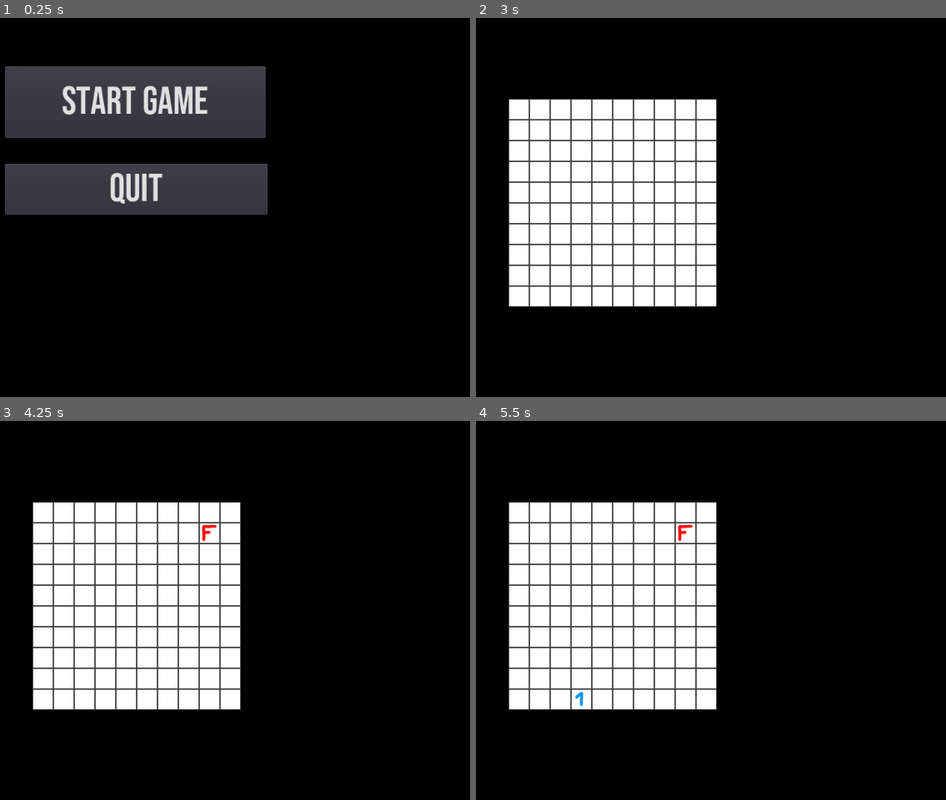
Above: before the commit, frames 1-4 (two rows, left to right).
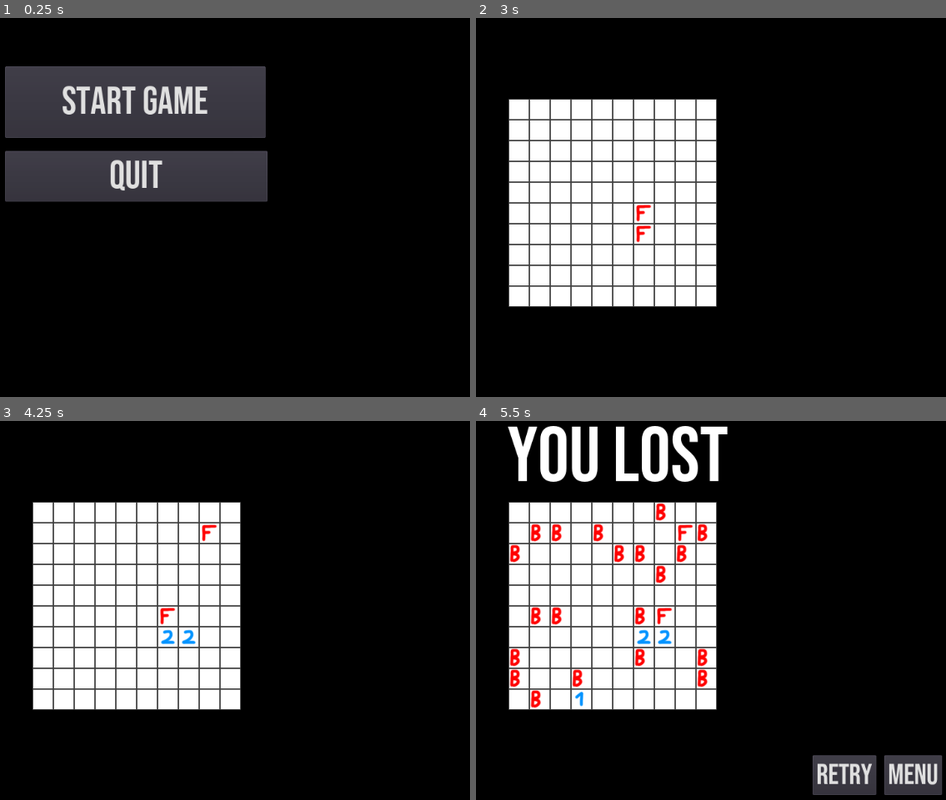
Above: after the commit, the same moments.

Repository: erri120/Minesweeper
Game: Godot game, scene res://scenes/menu.tscn
The game is run twice, just before and just after one commit, with the same random seed, the same clock (stepped at 60 frames per second) and the same inputs.
Inputs (mouse positions are in pixels of both pictures, inside the frame that each line leads up to):
- Up to frame 1 (0.25 s): no input
- Up to frame 2 (3 s): click "Start Game" at 0.5 s; click "Easy" at 1.25 s; tap Enter at 2 s; move the mouse to (758, 184) at 2.02 s; hold Right (p_right, bound only after the commit) 2.03-2.78 s; hold Right mouse button (p_flag) 2.03-2.78 s; click (758, 184) at 2.17 s; tap F (p_flag2, bound only after the commit) at 2.3, 2.85 s; tap Space at 2.75 s; move the mouse to (480, 222) at 2.77 s; hold Down (p_down, bound only after the commit) from 2.78 s (still down)
- Up to frame 3 (4.25 s): tap X (p_place, bound only after the commit) at 3.05 s; tap Enter at 3.5 s; move the mouse to (202, 519) at 3.52 s; release Down (p_down, bound only after the commit) at 3.53 s; hold Right (p_right, bound only after the commit) from 3.53 s (still down); hold X (p_place, bound only after the commit) from 3.53 s (still down); right-click (202, 519) at 3.8 s
- Up to frame 4 (5.5 s): tap Space at 4.25 s; move the mouse to (579, 682) at 4.27 s; release Right (p_right, bound only after the commit) at 4.28 s; release X (p_place, bound only after the commit) at 4.28 s; hold Up (p_up, bound only after the commit) 4.28-5.03 s; click (579, 682) at 4.35 s; tap F (p_flag2, bound only after the commit) at 4.55 s; tap Enter at 5 s; move the mouse to (814, 663) at 5.02 s; hold Left (p_left, bound only after the commit) from 5.03 s (still down); hold Right mouse button (p_flag) from 5.03 s (still down); tap X (p_place, bound only after the commit) at 5.3 s

The runs differ from the first frame. In frame 1, 4.4% of the frame differs, in the area x 1-57%, y 34-52%; in frame 2, 0.1%; in frame 3, 0.2%; in frame 4, 8.1%, in the area x 6-100%, y 1-99%.

Commit message:
Added input via keyboard

Diff:
--- a/project.godot
+++ b/project.godot
@@ -35,6 +35,36 @@
 "events": [ Object(InputEventMouseButton,"resource_local_to_scene":false,"resource_name":"","device":0,"alt":false,"shi …(212 unchanged characters)…
  ]
 }
+p_up={
+"deadzone": 0.5,
+"events": [ Object(InputEventKey,"resource_local_to_scene":false,"resource_name":"","device":0,"alt":false,"shift":false,"control":false,"meta":false,"command":false,"pressed":false,"scancode":16777232,"unicode":0,"echo":false,"script":null)
+ ]
+}
+p_down={
+"deadzone": 0.5,
+"events": [ Object(InputEventKey,"resource_local_to_scene":false,"resource_name":"","device":0,"alt":false,"shift":false,"control":false,"meta":false,"command":false,"pressed":false,"scancode":16777234,"unicode":0,"echo":false,"script":null)
+ ]
+}
+p_left={
+"deadzone": 0.5,
+"events": [ Object(InputEventKey,"resource_local_to_scene":false,"resource_name":"","device":0,"alt":false,"shift":false,"control":false,"meta":false,"command":false,"pressed":false,"scancode":16777231,"unicode":0,"echo":false,"script":null)
+ ]
+}
+p_right={
+"deadzone": 0.5,
+"events": [ Object(InputEventKey,"resource_local_to_scene":false,"resource_name":"","device":0,"alt":false,"shift":false,"control":false,"meta":false,"command":false,"pressed":false,"scancode":16777233,"unicode":0,"echo":false,"script":null)
+ ]
+}
+p_place={
+"deadzone": 0.5,
+"events": [ Object(InputEventKey,"resource_local_to_scene":false,"resource_name":"","device":0,"alt":false,"shift":false,"control":false,"meta":false,"command":false,"pressed":false,"scancode":88,"unicode":0,"echo":false,"script":null)
+ ]
+}
+p_flag2={
+"deadzone": 0.5,
+"events": [ Object(InputEventKey,"resource_local_to_scene":false,"resource_name":"","device":0,"alt":false,"shift":false,"control":false,"meta":false,"command":false,"pressed":false,"scancode":70,"unicode":0,"echo":false,"script":null)
+ ]
+}
 
 [rendering]
 
--- a/scenes/menu.tscn
+++ b/scenes/menu.tscn
@@ -28,9 +28,9 @@
 "Menu",
 ]]
 margin_left = 310.0
-margin_top = 240.0
+margin_top = 220.0
 margin_right = 713.0
-margin_bottom = 318.0
+margin_bottom = 298.0
 custom_fonts/font = SubResource( 1 )
 text = "Quit"
 script = ExtResource( 3 )
--- a/scenes/tileset.tscn
+++ b/scenes/tileset.tscn
@@ -12,6 +12,7 @@
 [ext_resource path="res://tiles/near_6.png" type="Texture" id=10]
 [ext_resource path="res://tiles/near_7.png" type="Texture" id=11]
 [ext_resource path="res://tiles/near_8.png" type="Texture" id=12]
+[ext_resource path="res://tiles/selected.png" type="Texture" id=13]
 
 [node name="Node" type="Node"]
 
@@ -62,3 +63,7 @@
 [node name="near_8" type="Sprite" parent="."]
 position = Vector2( 368, 16 )
 texture = ExtResource( 12 )
+
+[node name="selected" type="Sprite" parent="."]
+position = Vector2( 400, 16 )
+texture = ExtResource( 13 )
--- a/scripts/Board.gd
+++ b/scripts/Board.gd
@@ -3,7 +3,7 @@
 #offset of the tile position when clicking (gay af)
 const WIDTH_OFFSET = 16
 const HEIGHT_OFFSET = 9
-const RATIO = 10
+const RATIO = 7
 
 #int containing the board width and height
 var board_width = 10
@@ -16,6 +16,9 @@
 var mines = 0
 #int containing the amount of empty cells
 var empty = 0
+#Vector2 containing the player loc
+var player_pos = Vector2()
+var last_pos = Vector2()
 
 #function showing the game over screen
 func game_over():
@@ -105,6 +108,8 @@
 	board_height = global.height
 	mines = 0
 	empty = 0
+	player_pos = Vector2(0,0)
+	last_pos = Vector2(0,0)
 	#filling the board-matrix
 	for i in range(-(board_width/2), board_width/2):
 		board.append([])
@@ -161,3 +166,38 @@
 					changed_to = 2
 				if get_cellv(cell_pos) == 2 and changed_to == 0:
 					set_cellv(cell_pos,0,false,false)
+	#other method of input is via keyboard
+	if event is InputEventKey:
+		if(event.is_action_pressed("p_down")):
+			player_pos.y+=1
+		if(event.is_action_pressed("p_up")):
+			player_pos.y-=1
+		if(event.is_action_pressed("p_left")):
+			player_pos.x-=1
+		if(event.is_action_pressed("p_right")):
+			player_pos.x+=1
+		if(get_cellv(player_pos)==0):
+			set_cellv(player_pos,12,false,false)
+			if(get_cellv(last_pos)==12):
+				set_cellv(last_pos,0,false,false)
+			last_pos = player_pos
+		var m_pos = player_pos
+		m_pos.x = player_pos.x+(board_width/2)
+		m_pos.y = player_pos.y+(board_height/2)
+		if(event.is_action_pressed("p_place")):
+			if(board[m_pos.x][m_pos.y] == 0):
+				#player hit an empty tile
+				set_cellv(player_pos,4,false,false)
+				change_tile(player_pos)
+			else:
+				#player hit a mine
+				set_cellv(player_pos,1,false,false)
+				game_over()
+		var changed_to = 0
+		if(event.is_action_pressed("p_flag2")\
+		&& global.allow_flags):
+			if get_cellv(player_pos) == 0 || get_cellv(player_pos) == 12:
+				set_cellv(player_pos,2,false,false)
+				changed_to = 2
+			if get_cellv(player_pos) == 2 and changed_to == 0:
+				set_cellv(player_pos,0,false,false)
--- a/tiles/tiles.tres
+++ b/tiles/tiles.tres
@@ -1,17 +1,18 @@
-[gd_resource type="TileSet" load_steps=13 format=2]
+[gd_resource type="TileSet" load_steps=14 format=2]
 
 [ext_resource path="res://tiles/blank.png" type="Texture" id=1]
 [ext_resource path="res://tiles/bomb.png" type="Texture" id=2]
 [ext_resource path="res://tiles/near_7.png" type="Texture" id=3]
 [ext_resource path="res://tiles/near_8.png" type="Texture" id=4]
-[ext_resource path="res://tiles/flag.png" type="Texture" id=5]
-[ext_resource path="res://tiles/full.png" type="Texture" id=6]
-[ext_resource path="res://tiles/near_1.png" type="Texture" id=7]
-[ext_resource path="res://tiles/near_2.png" type="Texture" id=8]
-[ext_resource path="res://tiles/near_3.png" type="Texture" id=9]
-[ext_resource path="res://tiles/near_4.png" type="Texture" id=10]
-[ext_resource path="res://tiles/near_5.png" type="Texture" id=11]
-[ext_resource path="res://tiles/near_6.png" type="Texture" id=12]
+[ext_resource path="res://tiles/selected.png" type="Texture" id=5]
+[ext_resource path="res://tiles/flag.png" type="Texture" id=6]
+[ext_resource path="res://tiles/full.png" type="Texture" id=7]
+[ext_resource path="res://tiles/near_1.png" type="Texture" id=8]
+[ext_resource path="res://tiles/near_2.png" type="Texture" id=9]
+[ext_resource path="res://tiles/near_3.png" type="Texture" id=10]
+[ext_resource path="res://tiles/near_4.png" type="Texture" id=11]
+[ext_resource path="res://tiles/near_5.png" type="Texture" id=12]
+[ext_resource path="res://tiles/near_6.png" type="Texture" id=13]
 
 [resource]
 0/name = "blank"
@@ -134,3 +135,13 @@
 11/navigation_offset = Vector2( 16, 16 )
 11/shapes = [  ]
 11/z_index = 0
+12/name = "selected"
+12/texture = ExtResource( 5 )
+12/tex_offset = Vector2( 0, 0 )
+12/modulate = Color( 1, 1, 1, 1 )
+12/region = Rect2( 0, 0, 32, 32 )
+12/tile_mode = 0
+12/occluder_offset = Vector2( 16, 16 )
+12/navigation_offset = Vector2( 16, 16 )
+12/shapes = [  ]
+12/z_index = 0
Not shown: 1 places in scenes/tileset.tscn that only renumber resources
Binary file added: tiles/selected.png
Not shown: 8 places in tiles/tiles.tres that only renumber resources
